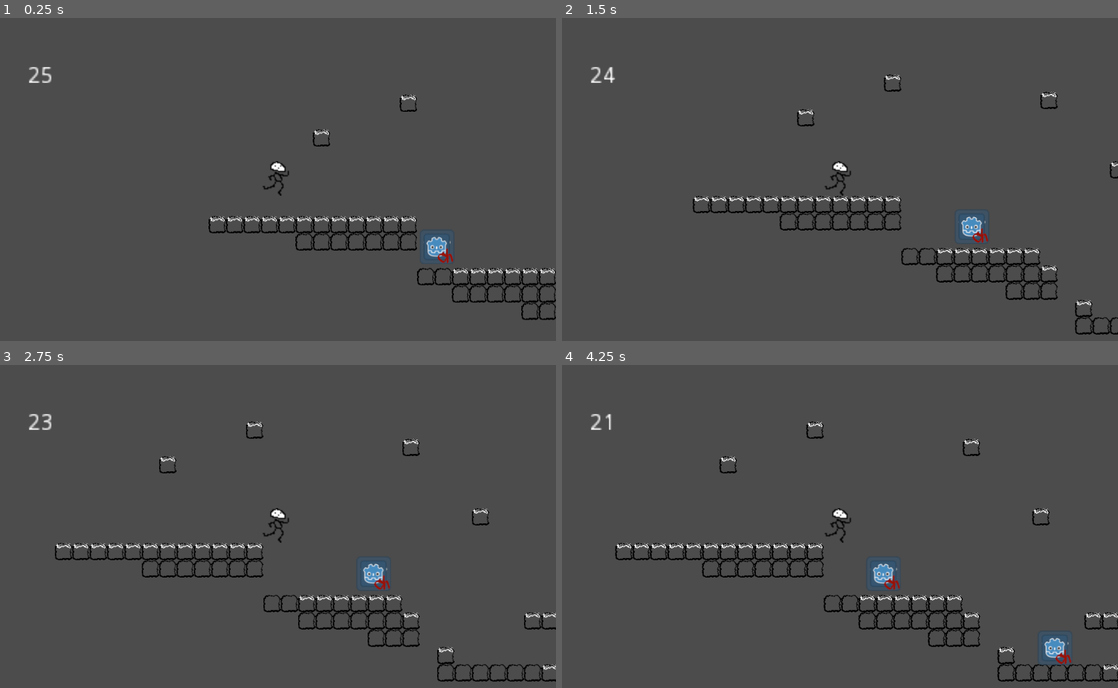
Above: before the commit, frames 1-4 (two rows, left to right).
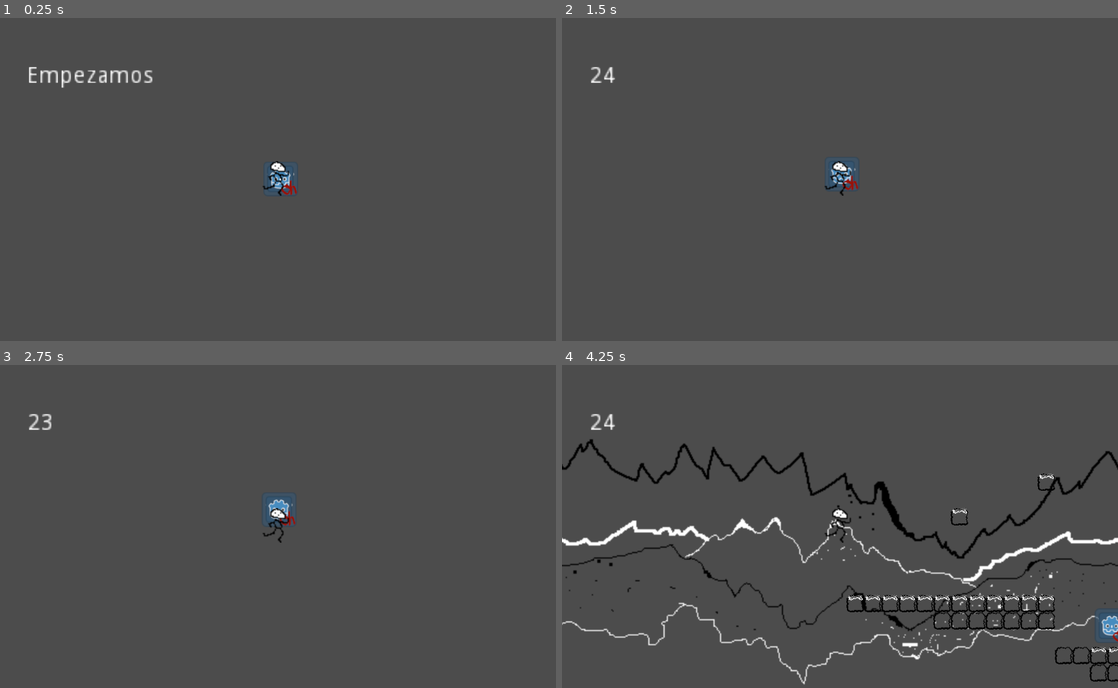
Above: after the commit, the same moments.

Repository: Chatarra-Estudio/Virtual-Joytick-3d
Game: Godot game, scene res://asset/plataforma2d/mundo2d.tscn
Two runs of this game, one before a commit and one after it. Both use one fixed random seed, a clock stepped at 60 frames per second and the inputs below. This scene is started directly instead of the project's main scene.
Inputs (mouse positions are in pixels of both pictures, inside the frame that each line leads up to):
- Up to frame 1 (0.25 s): no input
- Up to frame 2 (1.5 s): move the mouse to (962, 163) at 0.52 s; hold D (move_right) 0.53-1.25 s; click (962, 163) at 0.67 s; tap Space (jump) at 0.77 s; drag from (728, 195) to (956, 231) at 1.27 s
- Up to frame 3 (2.75 s): move the mouse to (333, 455) at 2.02 s; hold D (move_right) from 2.03 s (still down)
- Up to frame 4 (4.25 s): release D (move_right) at 2.75 s; drag from (812, 591) to (673, 478) at 2.77 s; move the mouse to (1006, 574) at 3.52 s; hold A (move_left) from 3.53 s (still down); tap Space (jump) at 3.77 s

The runs differ from the first frame. In frame 1, 3.3% of the frame differs, in the area x 5-100%, y 15-94%; in frame 2, 3.2%; in frame 3, 3.5%; in frame 4, 9.8%, in the area x 0-100%, y 15-99%.

Commit message:
Add files via upload

Diff:
--- a/ferdi/asset/plataforma2d/mundo2d.gd
+++ b/ferdi/asset/plataforma2d/mundo2d.gd
@@ -1,25 +1,54 @@
 extends Node
 
+var cara   # caracter node
 
-# Declare member variables here. Examples:
-# var a = 2
-var cara
 var malos = 1
+var nivel = 0
+var va_IG
+var va_IV
+var va_ITP1
+var va_Ipalyer : Vector2
 
+# patallas
+var scene1_to_add = preload("res://asset/plataforma2d/pantallas/pantalla1.tscn")
+var scene_1 = scene1_to_add.instance()
 
 # Called when the node enters the scene tree for the first time.
 func _ready():
+
 	cara = get_child(0)
+	get_node("caracter2d/tempoGO/hud/Label").set_text("Empezamos")
 #	print(get_child(0).position.y)
 #	print(get_child(0))
+	va_Ipalyer = cara.global_position
+	va_IV = cara.speed
+	cara.speed = 2
+#	cara.gravity = 800
+	va_IG = cara.gravity
+	cara.gravity = 8
+#	get_node("transicion_mapa/Timer").start(3)
+	va_ITP1 = get_node("caracter2d/tempoGO").tiempo
+	print("cargo valores", va_ITP1)
+	get_node("transicion_mapa").show()
+
 	pass # Replace with function body.
 
 
 # Called every frame. 'delta' is the elapsed time since the previous frame.
 func _process(_delta):
 #	print(get_node(en))
+	if nivel == 0 && get_node("transicion_mapa/Timer").is_stopped():
+		get_node("transicion_mapa/Timer").start(2)
+		print(get_node("caracter2d/tempoGO").tiempo,"empieza entradilla")
+#		get_node("caracter2d/tempoGO/TimerGO").start(3)
+#		get_node("transicion_mapa/Timer").one_shot()
+		nivel = 1
+#		print("2")
+#		va_ITP1 = get_node("caracter2d/tempoGO").tiempo
+#		print(get_node("caracter2d/tempoGO").tiempo)
+#	elif nivel == 1
 #	print(get_child(0).position.y)
-	print(get_node("caracter2d/tempoGO"))
+#	print(get_node("caracter2d/tempoGO"))
 	if cara.position.y > 500 && !get_node("caracter2d/tempoGO").go :
 		get_node("caracter2d/tempoGO").go = true
 		get_node("caracter2d/tempoGO/TimerGO").start(3)
@@ -28,9 +57,57 @@
 #		print(get_node("tempoGO").go)
 #	print(get_node("caracter2d/"))
 	if malos == 0 && !get_node("caracter2d/tempoGO").go :
-		get_node("caracter2d/tempoGO").go = true
-		get_node("caracter2d/tempoGO/TimerGO").start(3)
-		get_node("caracter2d/tempoGO/hud/Label").set_text("Win: Máquina")
+		if nivel == 1:
+#			get_node("caracter2d/tempoGO").go = true
+	#		get_node("caracter2d/tempoGO/TimerGO").start(3)
+			malos = 3
+			nivel = 2
+			cara.speed = 2
+			cara.gravity = 8
+#			get_node("transicion_mapa/Timer").start(2)
+			get_node("transicion_mapa").show()
+			get_node("transicion_mapa/ParallaxBackground/ParallaxLayer/Sprite").show()
+#			reinicio()
+			cara.global_position = va_Ipalyer
+			get_node("caracter2d/tempoGO/TimerGO").start(1)
+			get_node("transicion_mapa/Timer").start(2)
+			get_node("caracter2d/tempoGO/hud/Label").set_text("pasa a nivel 2")
+			scene_1.queue_free()
+
+		elif nivel == 2:
+			get_node("caracter2d/tempoGO").go = true
+			get_node("caracter2d/tempoGO/TimerGO").start(2)
+			get_node("transicion_mapa/Timer").start(2)
+			get_node("caracter2d/tempoGO/hud/Label").set_text("Win: Máquina")
+
 #		get_node("tempoGO/hud/Label").set_text(" win máquina")
 #		print("win")
 	#	pass
+
+
+func _on_Timer_timeout():
+	if nivel == 1:
+#		get_node("caracter2d/tempoGO").tiempo = va_ITP1
+#		get_node("caracter2d/tempoGO").tiempo
+		nivel = 1
+		add_child(scene_1)
+		reinicio()
+		print("empieza    nivel ==1")
+	elif nivel == 2:
+		print("empieza    nivel ==2")
+		reinicio()
+		scene_1 = scene1_to_add.instance()
+		add_child(scene_1)
+
+	pass # Replace with function body.
+
+func reinicio():
+	pass
+	get_node("caracter2d/tempoGO").tiempo = va_ITP1
+	get_node("caracter2d/tempoGO/TimerGO").start(1)
+#	print(get_node("caracter2d/tempoGO").tiempo)
+	cara.gravity = va_IG
+	cara.speed = va_IV
+#	print(get_node("transicion_mapa"))
+	get_node("transicion_mapa/ParallaxBackground/ParallaxLayer/Sprite").hide()
+	cara.global_position = va_Ipalyer
--- a/ferdi/asset/plataforma2d/mundo2d.tscn
+++ b/ferdi/asset/plataforma2d/mundo2d.tscn
@@ -1,12 +1,26 @@
-[gd_scene load_steps=4 format=2]
+[gd_scene load_steps=5 format=2]
 
 [ext_resource path="res://asset/plataforma2d/caracter2d.tscn" type="PackedScene" id=1]
-[ext_resource path="res://asset/plataforma2d/pantallas/pantalla1.tscn" type="PackedScene" id=2]
+[ext_resource path="res://asset/plataforma2d/pantallas/transicion_mapa.tscn" type="PackedScene" id=3]
 [ext_resource path="res://asset/plataforma2d/mundo2d.gd" type="Script" id=4]
+[ext_resource path="res://icon.png" type="Texture" id=5]
 
 [node name="mundo2d" type="Node"]
 script = ExtResource( 4 )
 
 [node name="caracter2d" parent="." instance=ExtResource( 1 )]
 
-[node name="pantalla1" parent="." instance=ExtResource( 2 )]
+[node name="transicion_mapa" parent="." instance=ExtResource( 3 )]
+position = Vector2( 54, -57 )
+
+[node name="ParallaxBackground" type="ParallaxBackground" parent="transicion_mapa"]
+
+[node name="ParallaxLayer" type="ParallaxLayer" parent="transicion_mapa/ParallaxBackground"]
+
+[node name="Sprite" type="Sprite" parent="transicion_mapa/ParallaxBackground/ParallaxLayer"]
+position = Vector2( 5, 1 )
+texture = ExtResource( 5 )
+
+[connection signal="timeout" from="transicion_mapa/Timer" to="." method="_on_Timer_timeout"]
+
+[editable path="transicion_mapa"]
--- a/ferdi/asset/plataforma2d/pantallas/pantalla1.tscn
+++ b/ferdi/asset/plataforma2d/pantallas/pantalla1.tscn
@@ -1,8 +1,9 @@
-[gd_scene load_steps=9 format=2]
+[gd_scene load_steps=10 format=2]
 
 [ext_resource path="res://asset/plataforma2d/pantallas/ladrillo1.png" type="Texture" id=1]
 [ext_resource path="res://asset/plataforma2d/pantallas/ladrillo2.png" type="Texture" id=2]
 [ext_resource path="res://asset/plataforma2d/pantallas/enemigos.tscn" type="PackedScene" id=3]
+[ext_resource path="res://asset/plataforma2d/pantallas/fondo1_515x300.png" type="Texture" id=4]
 
 [sub_resource type="OccluderPolygon2D" id=2]
 polygon = PoolVector2Array( 0, 32, 32, 32, 32, 0, 0, 0 )
@@ -78,6 +79,20 @@
 
 [node name="pantalla1" type="Node2D"]
 
+[node name="ParallaxBackground" type="ParallaxBackground" parent="."]
+scroll_limit_end = Vector2( 0, 300 )
+
+[node name="ParallaxLayer" type="ParallaxLayer" parent="ParallaxBackground"]
+motion_scale = Vector2( 0.75, 0.75 )
+
+[node name="TextureRect" type="TextureRect" parent="ParallaxBackground/ParallaxLayer"]
+margin_left = -1000.0
+margin_right = 2000.0
+margin_bottom = 300.0
+rect_scale = Vector2( 2, 2 )
+texture = ExtResource( 4 )
+stretch_mode = 2
+
 [node name="TileMap" type="TileMap" parent="."]
 tile_set = SubResource( 4 )
 cell_size = Vector2( 32, 32 )
--- /dev/null
+++ b/ferdi/asset/plataforma2d/pantallas/transicion_mapa.tscn
@@ -0,0 +1,7 @@
+[gd_scene format=2]
+
+[node name="transicion_mapa" type="Node2D"]
+
+[node name="Timer" type="Timer" parent="."]
+one_shot = true
+autostart = true
